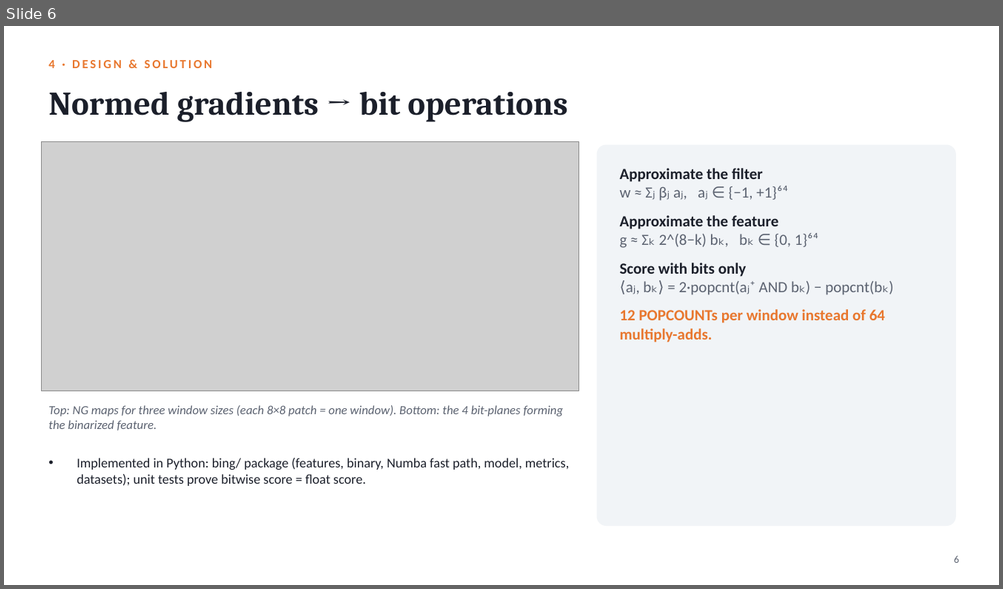
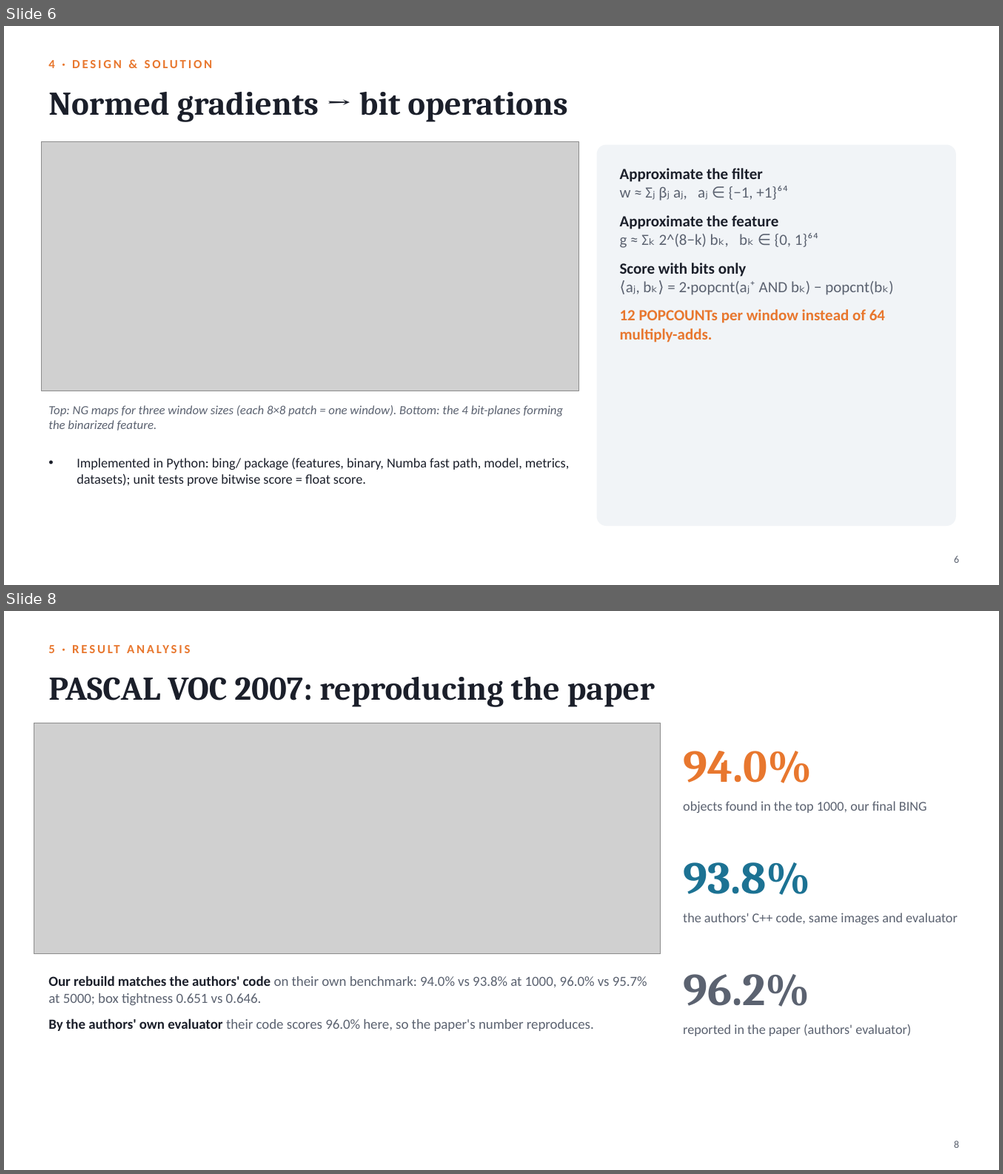
Before and after one commit to hari18305/cvprojectg10, a slide deck: presentation/BING_Objectness_Group10.pptx. Shown one above the other, each under a label of ours: slide 6 before the commit, slides 6 and 8 after it; the slides between them are not shown. The pictures are 1003x589 and 1003x1174 pixels, drawn with LibreOffice and Linux fonts; fonts in the diff are those of the drawing; grey boxes stand for pictures. Boxes give left, top, right and bottom in pixels: in the first picture for what was removed or moved away, otherwise in the second. Text is boxed around its words. In the diff, an @@ line names an element or a change of style, - is before the commit and + after.

Commit message:
Update slides and README with PASCAL VOC 2007 results

```diff
--- a/presentation/BING_Objectness_Group10.pptx
+++ b/presentation/BING_Objectness_Group10.pptx
@@ slide 8 added at (4, 611, 999, 1170), background #FFFFFF @@
@@ text added at (48, 645, 54, 653), 12 pt, text #E8772E, bold @@
+5 · RESULT ANALYSIS
@@ text added at (48, 677, 654, 707), 32 pt, text #1B1F2A, bold @@
+PASCAL VOC 2007: reproducing the paper
@@ picture added at (34, 723, 660, 954) @@
@@ text added at (683, 751, 811, 783), 44 pt, text #E8772E, bold @@
+94.0%
@@ text added at (683, 801, 927, 813), 13 pt, text #5B6270 @@
+objects found in the top 1000, our final BING
@@ text added at (683, 863, 811, 895), 44 pt, text #1C7293, bold @@
+93.8%
@@ text added at (683, 913, 957, 925), 13 pt, text #5B6270 @@
+the authors' C++ code, same images and evaluator
@@ text added at (48, 976, 647, 1031), 13.5 pt, text #5B6270 @@
+• Our rebuild matches the authors' code on their own benchmark: 94.0% vs 93.8% at 1000, 96.0% vs 95.7% at 5000; box tightness 0.651 vs 0.646.
+• By the authors' own evaluator their code scores 96.0% here, so the paper's number reproduces.
@@ text added at (683, 974, 810, 1007), 44 pt, text #5B6270, bold @@
+96.2%
@@ text added at (683, 1025, 910, 1037), 13 pt, text #5B6270 @@
+reported in the paper (authors' evaluator)
@@ text added at (953, 1141, 959, 1148), 10 pt, text #5B6270 @@
+8
```
Also in this commit, not shown: 6 slides changed, 1 other slide added, 2 slides removed, 3 other files.
